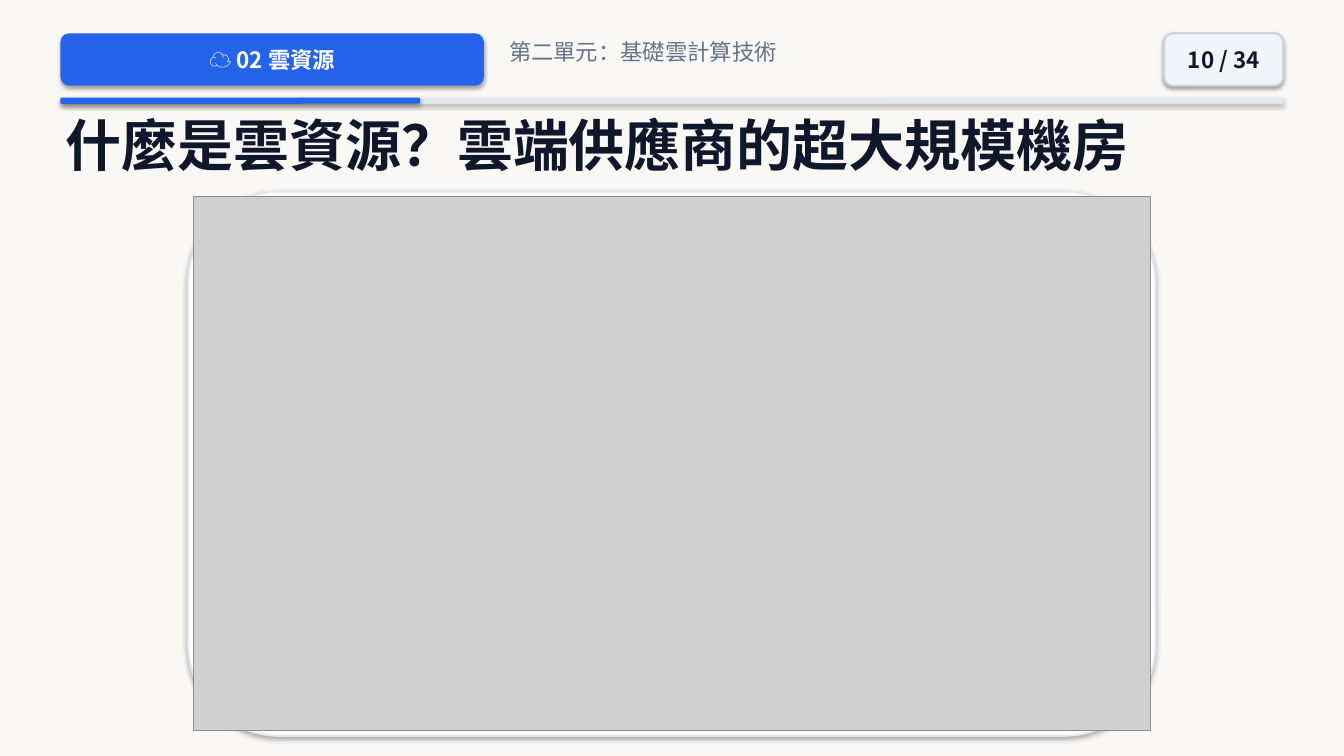
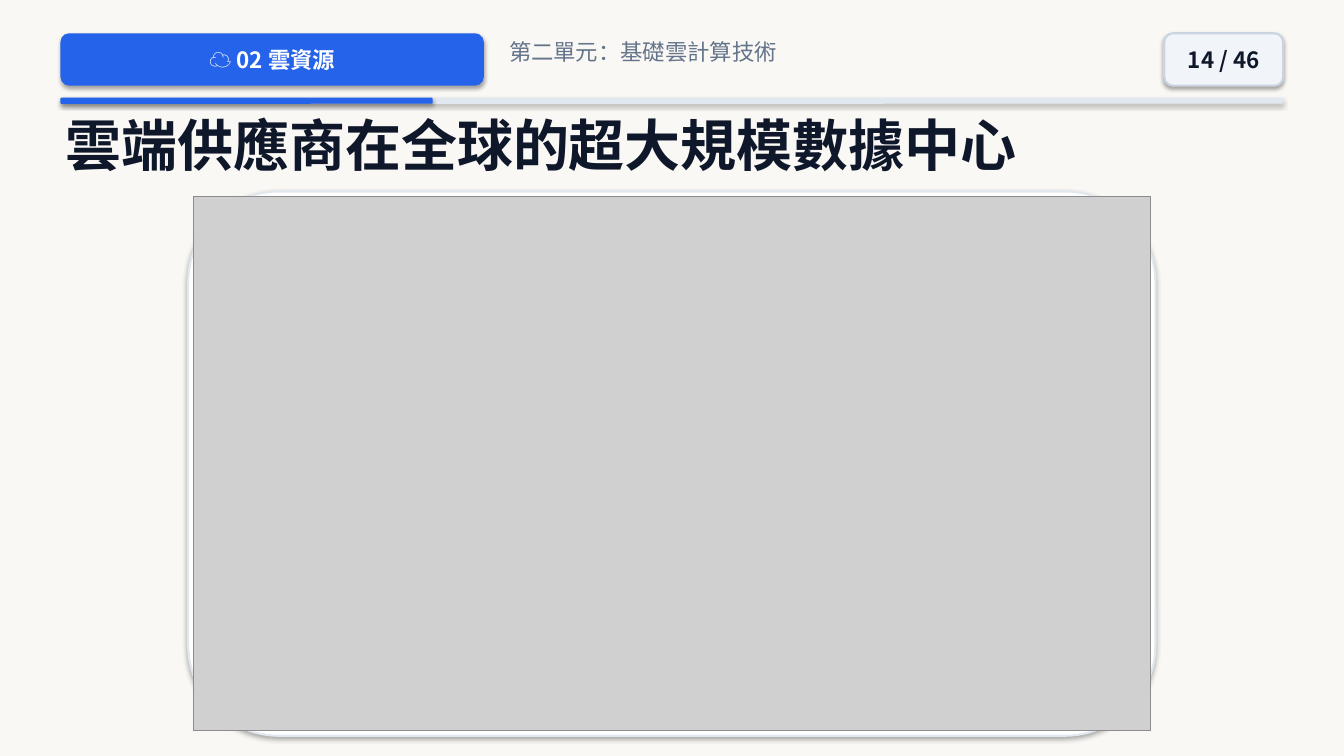
Before and after one commit to joe-ging/seed-cloud-curriculum, a slide deck: slide 14 of downloads/Deck01_Cloud_Level2_NextGen_Pixar_Theme.pptx (slide 10 before the commit). Drawn at 1344x756 pixels with LibreOffice and Linux fonts; fonts in the diff are those of the drawing; grey boxes stand for pictures. Boxes give left, top, right and bottom in pixels: in the first picture for what was removed or moved away, otherwise in the second. Text is boxed around its words. In the diff, an @@ line names an element or a change of style, - is before the commit and + after.

```diff
--- a/downloads/Deck01_Cloud_Level2_NextGen_Pixar_Theme.pptx
+++ b/downloads/Deck01_Cloud_Level2_NextGen_Pixar_Theme.pptx
@@ text in rounded rectangle at [1188,51,1259,69]: text changed @@
-10 / 34
+14 / 46
@@ rounded rectangle: place and size @@
-rounded rectangle at [60,98,420,104]
+rounded rectangle at [60,98,433,104]
@@ text at [65,117,1016,171]: text changed @@
-什麼是雲資源？雲端供應商的超大規模機房
+雲端供應商在全球的超大規模數據中心
```
Also in this commit, not shown: 31 other slides changed, 13 slides added, 1 slide removed, 50 other files.
